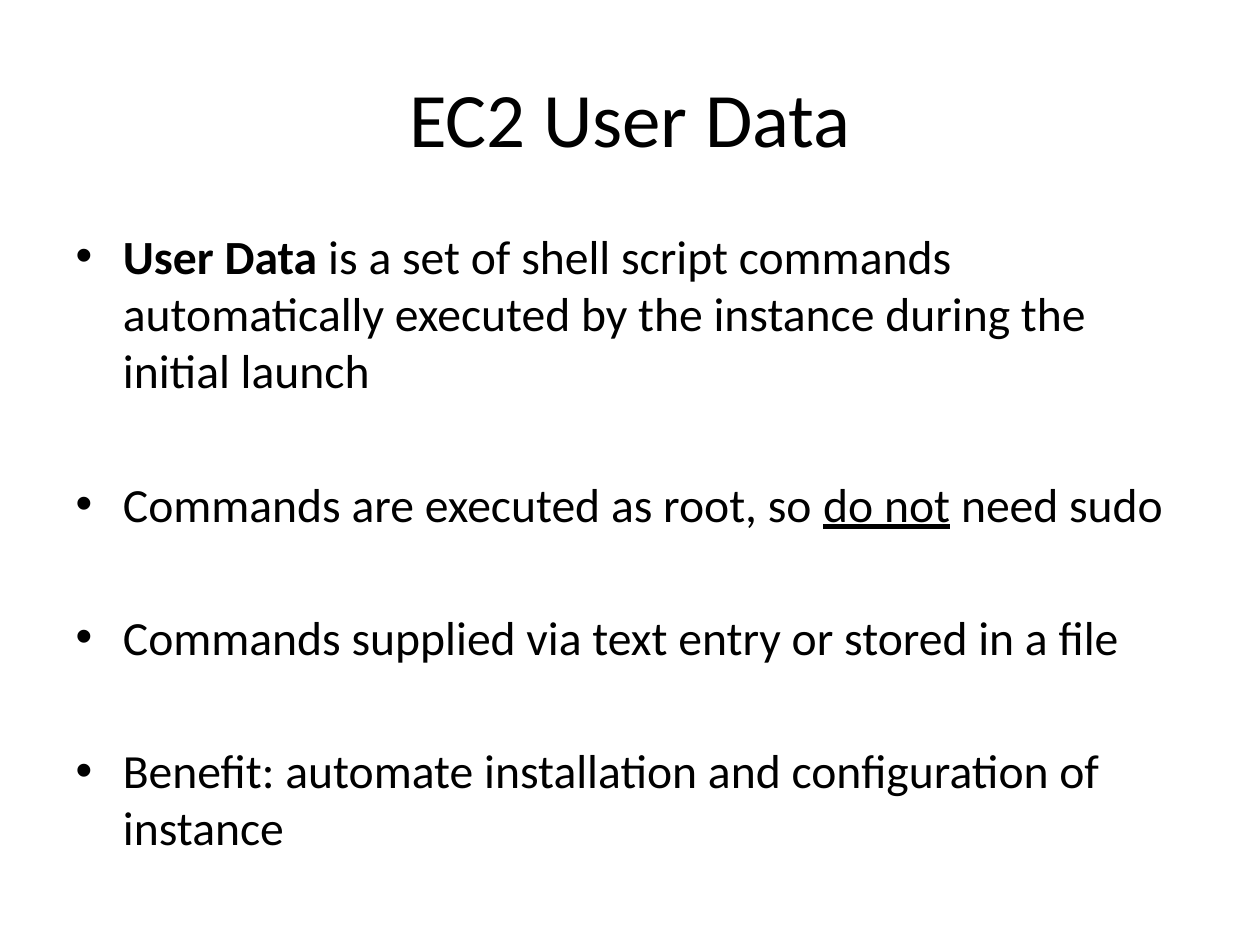
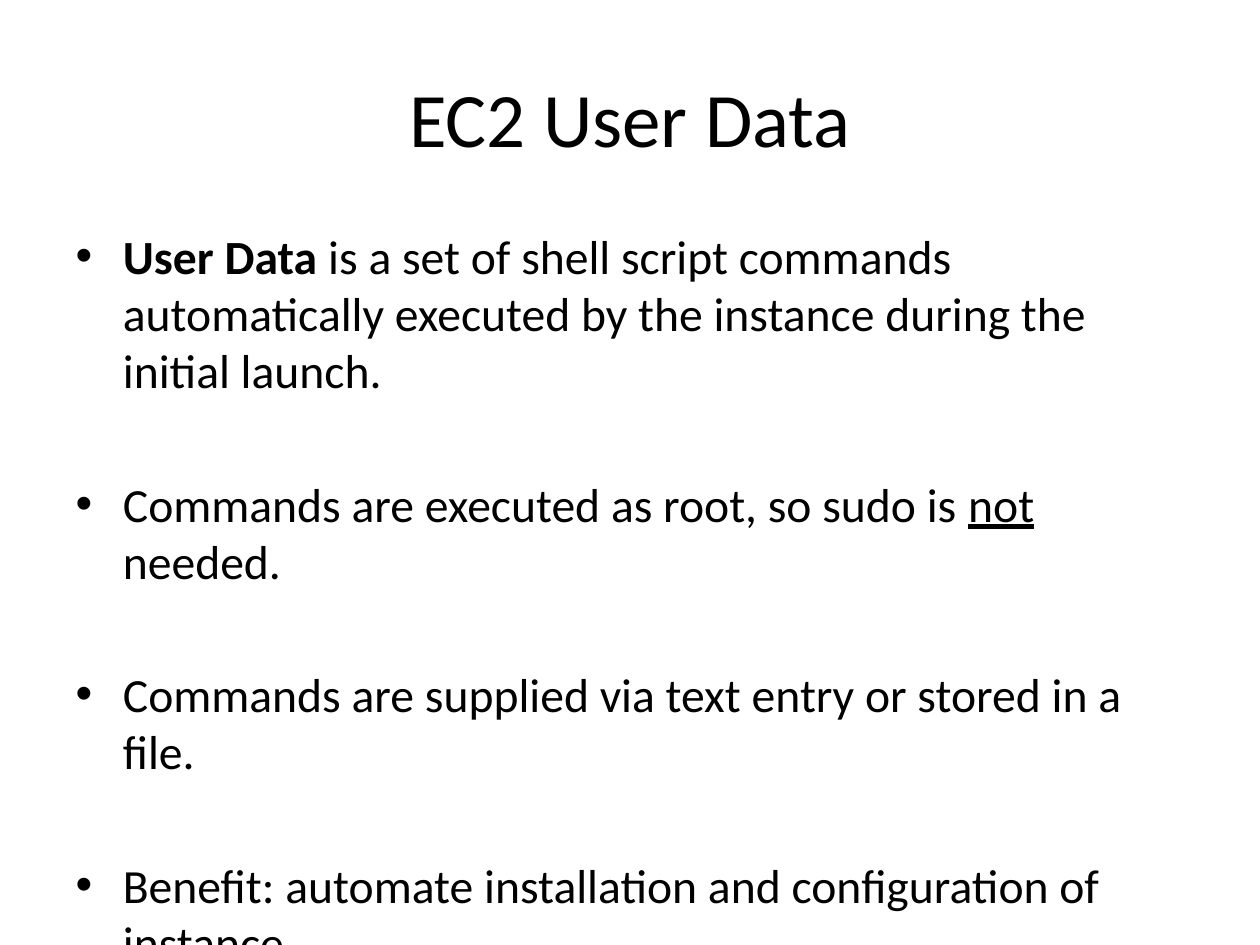
Before and after one commit to jasondbaker/infrastructure-class, a slide deck: slide 6 of infrastructure-week-6.pptx (slide 8 before the commit). Drawn at 1260x945 pixels with LibreOffice and Linux fonts; fonts in the diff are those of the drawing. Boxes give left, top, right and bottom in pixels: in the first picture for what was removed or moved away, otherwise in the second. Text is boxed around its words. In the diff, an @@ line names an element or a change of style, - is before the commit and + after.

```diff
--- a/infrastructure-week-6.pptx
+++ b/infrastructure-week-6.pptx
@@ text at [123, 241, 1121, 912]: text changed @@
-• User Data is a set of shell script commands automatically executed by the instance during the initial launch
-• Commands are executed as root, so do not need sudo
-• Commands supplied via text entry or stored in a file
-• Benefit: automate installation and configuration of instance
+• User Data is a set of shell script commands automatically executed by the instance during the initial launch.
+• Commands are executed as root, so sudo is not needed.
+• Commands are supplied via text entry or stored in a file.
+• Benefit: automate installation and configuration of instance.
```
Also in this commit, not shown: 27 other slides changed, 1 slide added, 2 slides removed, 1 other file.
